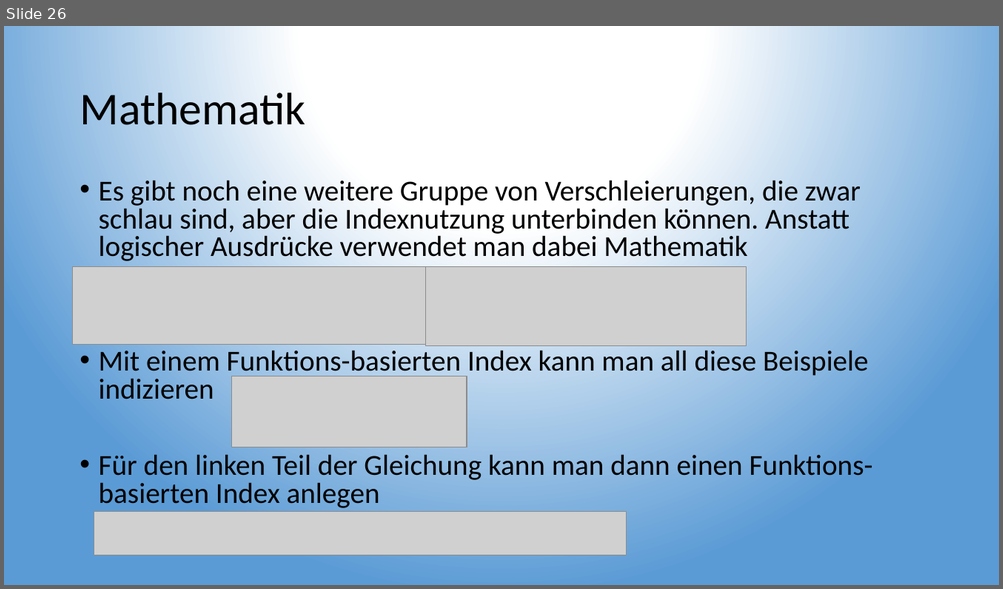
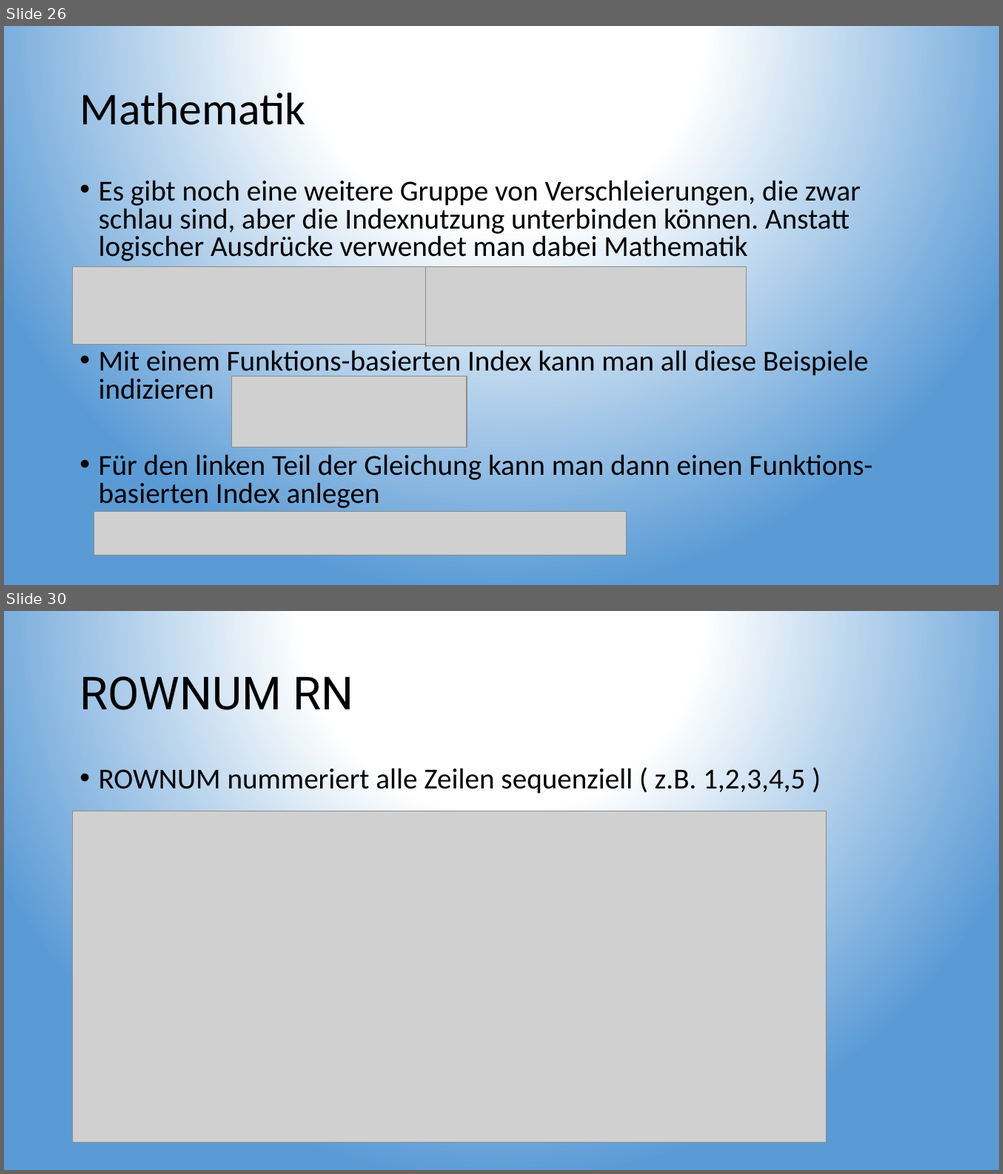
Before and after one commit to TobiaszMylak/DBI-Pr-sentation, a slide deck: DBI Präsentation Gruppe 2 - Ganzes Thema.pptx. Shown one above the other, each under a label of ours: slide 26 before the commit, slides 26 and 30 after it; the slides between them are not shown. The pictures are 1003x589 and 1003x1174 pixels, drawn with LibreOffice and Linux fonts; fonts in the diff are those of the drawing; grey boxes stand for pictures. Boxes give left, top, right and bottom in pixels: in the first picture for what was removed or moved away, otherwise in the second. Text is boxed around its words. In the diff, an @@ line names an element or a change of style, - is before the commit and + after.

```diff
--- a/DBI Präsentation Gruppe 2 - Ganzes Thema.pptx
+++ b/DBI Präsentation Gruppe 2 - Ganzes Thema.pptx
@@ slide 30 added at [4,611,999,1170], background gradient #FFFFFF to #5B9BD5 @@
@@ title added at [79,668,353,721], 44 pt, text #000000 @@
+ROWNUM RN
@@ text added at [99,768,805,794], 28 pt, text #000000 @@
+• ROWNUM nummeriert alle Zeilen sequenziell ( z.B. 1,2,3,4,5 )
@@ picture added at [73,811,827,1142] @@
```
Also in this commit, not shown: 6 other slides added.
